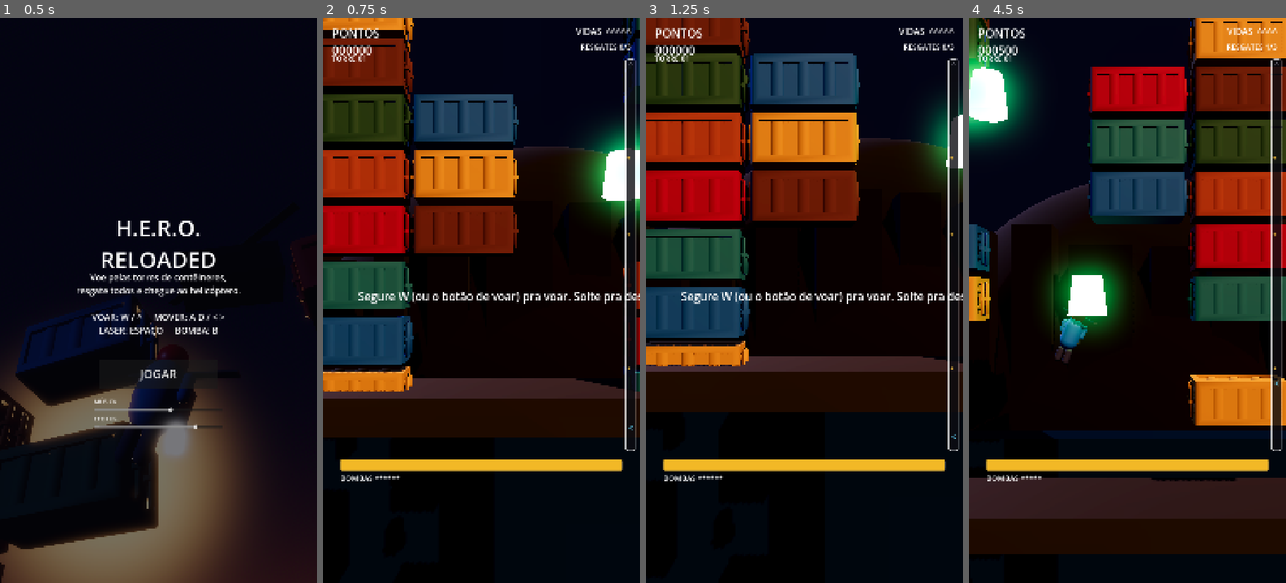
Above: before the commit, frames 1-4 (left to right).
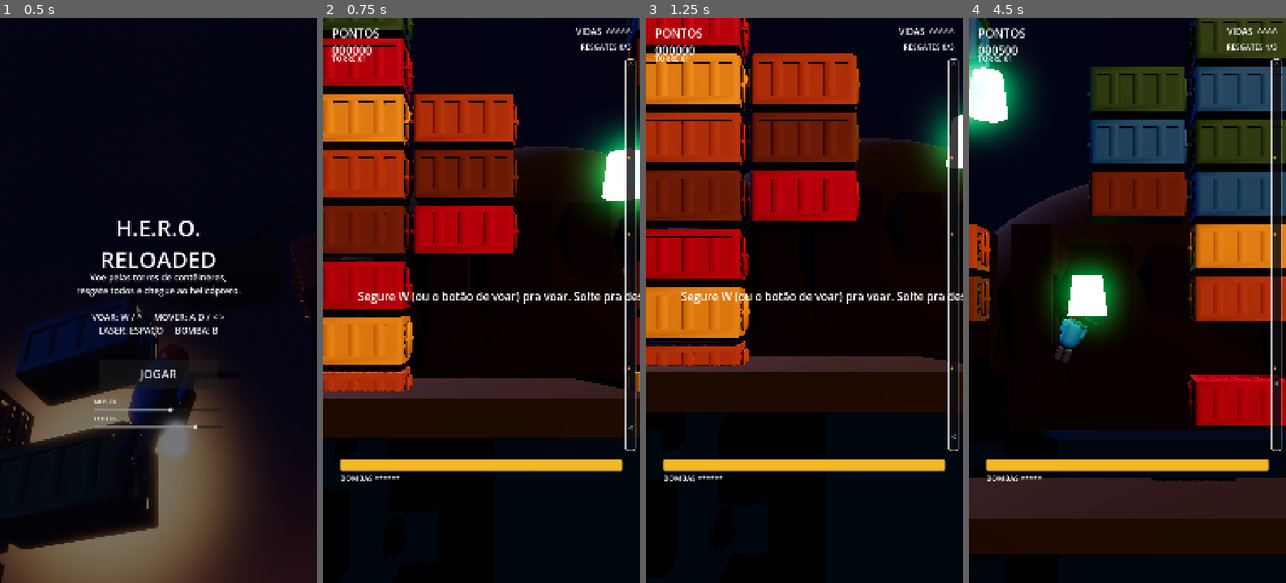
Above: after the commit, the same moments.

Repository: FabriciooPoke/hero-godot
Game: Godot game, scene res://scenes/Main.tscn
Two runs of this game, one before a commit and one after it. Both use one fixed random seed, a clock stepped at 60 frames per second and the inputs below.
Inputs (mouse positions are in pixels of both pictures, inside the frame that each line leads up to):
- Up to frame 1 (0.5 s): no input
- Up to frame 2 (0.75 s): click "JOGAR" at 0.5 s
- Up to frame 3 (1.25 s): no input
- Up to frame 4 (4.5 s): tap Enter at 1.25 s; move the mouse to (1197, 272) at 1.27 s; hold D (mover_direita) 1.28-2.03 s; tap Space (atirar) at 1.35, 3.6 s; click (1197, 272) at 1.42 s; move the mouse to (1064, 328) at 2.02 s; hold A (mover_esquerda) 2.03-2.78 s; tap B (bomba) at 2.1, 4.35 s; click (1064, 328) at 2.17 s; move the mouse to (1159, 176) at 2.77 s; hold W (propulsar) 2.78-3.53 s; hold D (mover_direita) 2.78-4.28 s; click (1159, 176) at 2.92 s; move the mouse to (1111, 413) at 3.52 s; click (1111, 413) at 3.67 s; move the mouse to (1222, 385) at 4.27 s; hold A (mover_esquerda) from 4.28 s (still down); click (1222, 385) at 4.42 s

Frame 1 is identical in both runs. In frame 2, 21% of the frame differs, in the area x 0-100%, y 0-67%; in frame 3, 23%, in the area x 0-68%, y 0-62%; in frame 4, 22%.

Commit message:
Refinamento de excelência #6-10: animação, câmera, progressão, trilha
Fecha o restante da lista de maior impacto da auditoria:

- Jogador.gd: pouso forte agora tem squash/stretch (achatamento rápido
  com recuperação elástica) — o custo de energia deixou de ser o único
  sinal de que algo aconteceu.
- CameraJogo.gd/Main.gd: extração (chegar ao helicóptero) ganha uma
  composição própria — a câmera puxa pra trás e pra cima por ~1.7s
  revelando jogador + helicóptero, em vez do corte direto pro painel.
  O único "plano geral" do jogo, guardado pro único momento que merece.
- Drone.gd/GeradorNivel.gd/Main.gd: destruir um drone agora rende 150
  pontos (sinal `destruido` já existia da leva anterior, só faltava
  ouvir) — fecha o loop de recompensa que antes dava zero por matar
  inimigo.
- GeradorNivel.gd: paleta de contêiner agora varia por altura — base da
  torre em tons industriais/enferrujados, meio na paleta mista atual,
  topo em tons frios/vívidos (dois tons novos: cinza-gelo e ciano).
  Zonas com transição suave (±5% de mistura) em vez de linha dura.
  Sinaliza progresso na subida sem precisar de HUD.
- AudioManager.gd: nova 2ª camada de trilha (tensao.wav, sintetizada
  proceduralmente — pulso grave tipo batimento cardíaco + chiado sutil),
  tocada sempre em fase com a trilha base (mesmos 8s exatos) e com
  volume controlado por Main.gd conforme a energia do jogador cai
  abaixo de 35% — o mesmo limiar visual da barra ficar vermelha. Som e
  imagem contam a mesma história de perigo agora.

Testado ao vivo: subida completa até~fracao 0.5 (zona 1 visível na
paleta, transição confirmada), dreno de energia até vermelho crítico
(camada de tensão ativa o tempo todo) e um pouso forte — sem erro no
log em nenhum momento.

Co-Authored-By: Claude Sonnet 5 <noreply@anthropic.com>

Diff:
--- a/scripts/AudioManager.gd
+++ b/scripts/AudioManager.gd
@@ -20,14 +20,23 @@
 }
 
 var _musica_fundo: AudioStreamWAV = preload("res://assets/audio/musica/aventura.wav")
+## 2ª camada, tocada em paralelo e sempre em fase com a trilha base (mesma
+## duração exata — 8s — pra cruzar-fade sem "bater" o loop). Entra devagar
+## quando o perigo sobe (energia baixa) em vez de ficar sempre ligada — a
+## trilha reage ao jogo, não só decora ele.
+var _tensao_fundo: AudioStreamWAV = preload("res://assets/audio/musica/tensao.wav")
 
 const BUS_MUSICA := "Musica"
 const BUS_EFEITOS := "Efeitos"
 const TAMANHO_POOL := 8
+const TENSAO_VOLUME_DB_MAX := -3.0
 
 var _pool: Array[AudioStreamPlayer] = []
 var _proximo: int = 0
 var _player_musica: AudioStreamPlayer
+var _player_tensao: AudioStreamPlayer
+var _intensidade_atual: float = 0.0
+var _intensidade_alvo: float = 0.0
 
 
 func _ready() -> void:
@@ -48,6 +57,27 @@
 	_player_musica.bus = BUS_MUSICA
 	_player_musica.stream = _musica_fundo
 	add_child(_player_musica)
+
+	_tensao_fundo.loop_mode = AudioStreamWAV.LOOP_FORWARD
+	_player_tensao = AudioStreamPlayer.new()
+	_player_tensao.bus = BUS_MUSICA
+	_player_tensao.stream = _tensao_fundo
+	_player_tensao.volume_db = -80.0
+	add_child(_player_tensao)
+
+
+func _process(delta: float) -> void:
+	if absf(_intensidade_atual - _intensidade_alvo) < 0.002:
+		return
+	_intensidade_atual = move_toward(_intensidade_atual, _intensidade_alvo, delta * 0.6)
+	_player_tensao.volume_db = -80.0 if _intensidade_atual < 0.01 \
+		else lerpf(-80.0, TENSAO_VOLUME_DB_MAX, _intensidade_atual)
+
+
+## fracao: 0 (calmo, camada inaudível) a 1 (perigo máximo, camada cheia).
+## Chamado pelo Main conforme a energia do jogador cai.
+func definir_intensidade(fracao: float) -> void:
+	_intensidade_alvo = clampf(fracao, 0.0, 1.0)
 
 
 ## Cria os buses "Musica" e "Efeitos" se ainda não existirem — assim o jogo
@@ -79,10 +109,12 @@
 func tocar_musica() -> void:
 	if not _player_musica.playing:
 		_player_musica.play()
+		_player_tensao.play()  # mesma duração exata (8s) — começam juntas, ficam em fase
 
 
 func parar_musica() -> void:
 	_player_musica.stop()
+	_player_tensao.stop()
 
 
 ## volume: 0.0 (mudo) a 1.0 (cheio)
--- a/scripts/CameraJogo.gd
+++ b/scripts/CameraJogo.gd
@@ -10,6 +10,15 @@
 var alvo: Node3D
 var _shake_forca: float = 0.0
 var _shake_t: float = 0.0
+
+## Momento de extração: puxa a câmera pra trás e pra cima por um instante
+## pra revelar o jogador junto do helicóptero — o único "plano geral" que
+## o jogo tem, guardado pro único momento que merece.
+const EXTRACAO_DURACAO := 1.7
+const EXTRACAO_DISTANCIA_EXTRA := 13.0
+const EXTRACAO_ALTURA_EXTRA := 5.0
+var _extracao_ativa: bool = false
+var _extracao_t: float = 0.0
 
 func _ready() -> void:
 	if alvo_path:
@@ -27,6 +36,16 @@
 		alvo.global_position.y + 2.0,
 		distancia_z + zoom_extra
 	)
+
+	if _extracao_ativa:
+		_extracao_t += delta
+		var fracao: float = clampf(_extracao_t / EXTRACAO_DURACAO, 0.0, 1.0)
+		var curva: float = sin(fracao * PI)  ## sobe e volta suave — não corta seco
+		destino.z += EXTRACAO_DISTANCIA_EXTRA * curva
+		destino.y += EXTRACAO_ALTURA_EXTRA * curva
+		if fracao >= 1.0:
+			_extracao_ativa = false
+
 	global_position = global_position.lerp(destino, delta * suavidade)
 
 	if _shake_forca > 0.0:
@@ -43,6 +62,11 @@
 	_shake_t = 0.0
 
 
+func celebrar_extracao() -> void:
+	_extracao_ativa = true
+	_extracao_t = 0.0
+
+
 ## Pulso curto de zoom (fov) — dá peso a um momento bom (resgate, checkpoint)
 ## sem ser violento como o tremor de dano. Sutil de propósito.
 func pulso_zoom(intensidade: float = 3.5, duracao: float = 0.22) -> void:
--- a/scripts/GeradorNivel.gd
+++ b/scripts/GeradorNivel.gd
@@ -6,6 +6,9 @@
 ## mais longe = mais tenso. Veja DESIGN.md.
 
 signal nivel_pronto(altura_total: float)
+signal drone_destruido(pontos: int)
+
+const PONTOS_DRONE := 150
 
 const CENA_RESGATE := preload("res://scenes/Resgate.tscn")
 const CENA_DRONE := preload("res://scenes/Drone.tscn")
@@ -32,18 +35,24 @@
 ## vem só da luz da cena) — então dá pra tingir livremente sem perder detalhe.
 ## Paleta de cores reais de contêiner + duas variantes enferrujadas (tom
 ## terroso, mais ásperas/foscas) pra quebrar a monotonia visual da torre.
+## `zona`: 0 = base da torre (industrial/enferrujado), 1 = corpo (mix atual),
+## 2 = topo (tons frios/vívidos) — sinaliza progresso na subida sem precisar
+## de UI: o jogador SENTE que está ficando mais alto pela cor ao redor.
 const PALETA_CONTEINER := [
-	{"cor": Color(0.12, 0.36, 0.56), "rugosidade": 0.75, "metalico": 0.2},   # azul
-	{"cor": Color(0.55, 0.15, 0.13), "rugosidade": 0.75, "metalico": 0.2},   # vermelho
-	{"cor": Color(0.17, 0.33, 0.22), "rugosidade": 0.75, "metalico": 0.2},   # verde
-	{"cor": Color(0.68, 0.52, 0.15), "rugosidade": 0.75, "metalico": 0.2},   # amarelo mostarda
-	{"cor": Color(0.15, 0.42, 0.43), "rugosidade": 0.75, "metalico": 0.2},   # azul petróleo
-	{"cor": Color(0.52, 0.30, 0.14), "rugosidade": 0.95, "metalico": 0.05},  # enferrujado claro
-	{"cor": Color(0.36, 0.23, 0.15), "rugosidade": 0.95, "metalico": 0.0},   # enferrujado escuro
+	{"cor": Color(0.12, 0.36, 0.56), "rugosidade": 0.75, "metalico": 0.2, "zona": 1},   # azul
+	{"cor": Color(0.55, 0.15, 0.13), "rugosidade": 0.75, "metalico": 0.2, "zona": 0},   # vermelho
+	{"cor": Color(0.17, 0.33, 0.22), "rugosidade": 0.75, "metalico": 0.2, "zona": 1},   # verde
+	{"cor": Color(0.68, 0.52, 0.15), "rugosidade": 0.75, "metalico": 0.2, "zona": 0},   # amarelo mostarda
+	{"cor": Color(0.15, 0.42, 0.43), "rugosidade": 0.75, "metalico": 0.2, "zona": 2},   # azul petróleo
+	{"cor": Color(0.52, 0.30, 0.14), "rugosidade": 0.95, "metalico": 0.05, "zona": 0},  # enferrujado claro
+	{"cor": Color(0.36, 0.23, 0.15), "rugosidade": 0.95, "metalico": 0.0, "zona": 0},   # enferrujado escuro
+	{"cor": Color(0.55, 0.66, 0.72), "rugosidade": 0.6, "metalico": 0.3, "zona": 2},    # cinza-gelo (topo)
+	{"cor": Color(0.18, 0.56, 0.58), "rugosidade": 0.65, "metalico": 0.25, "zona": 2},  # ciano (topo)
 ]
 
 var _forma_conteiner: BoxShape3D
 var _materiais_conteiner: Array[StandardMaterial3D] = []
+var _indices_por_zona: Dictionary = {0: [], 1: [], 2: []}
 
 var nivel_atual: int = 1
 var altura_total: float = 0.0
@@ -108,10 +117,11 @@
 		var andar_aberto: bool = andar > 8 and andar % 17 == 0
 
 		if not andar_aberto:
+			var fracao_altura: float = float(andar) / float(andares)
 			for col in range(COLUNAS):
 				if col == col_vao or col == col_vao + 1:
 					continue
-				_criar_conteiner(col, andar, p.resistencia_conteiner)
+				_criar_conteiner(col, andar, p.resistencia_conteiner, fracao_altura)
 
 		# Estação de recarga — o "checkpoint" de energia
 		if andar > 2 and andar % int(p.recarga_cada) == 0:
@@ -202,15 +212,32 @@
 	_forma_conteiner = BoxShape3D.new()
 	_forma_conteiner.size = Vector3(LARGURA_CONTEINER, ALTURA_CONTEINER, LARGURA_CONTEINER)
 
-	for entrada in PALETA_CONTEINER:
+	for i in range(PALETA_CONTEINER.size()):
+		var entrada = PALETA_CONTEINER[i]
 		var mat := StandardMaterial3D.new()
 		mat.albedo_color = entrada.cor
 		mat.roughness = entrada.rugosidade
 		mat.metallic = entrada.metalico
 		_materiais_conteiner.append(mat)
-
-
-func _criar_conteiner(col: int, andar: int, resistencia: int) -> void:
+		_indices_por_zona[entrada.zona].append(i)
+
+
+## 0 = base (industrial/enferrujado), 1 = corpo, 2 = topo (frio/vívido).
+## As faixas de transição (±0.05) misturam um pouco da zona vizinha em vez
+## de cortar seco — a torre muda de "clima" aos poucos, não numa linha só.
+func _zona_da_altura(fracao: float, hash_local: int) -> int:
+	if fracao < 0.30:
+		return 0
+	if fracao < 0.35 and hash_local % 3 != 0:
+		return 0
+	if fracao < 0.68:
+		return 1
+	if fracao < 0.73 and hash_local % 3 != 0:
+		return 1
+	return 2
+
+
+func _criar_conteiner(col: int, andar: int, resistencia: int, fracao_altura: float) -> void:
 	var corpo := StaticBody3D.new()
 	corpo.set_script(preload("res://scripts/Conteiner.gd"))
 	corpo.position = Vector3(_x_da_coluna(col), andar * ALTURA_CONTEINER, 0)
@@ -224,7 +251,10 @@
 	malha.position.y = -ALTURA_CONTEINER * 0.5  # pivô do modelo fica na base, não no centro
 	corpo.add_child(malha)
 
-	var cor_indice: int = (col * 5 + andar * 11) % _materiais_conteiner.size()
+	var hash_local: int = col * 5 + andar * 11
+	var zona: int = _zona_da_altura(fracao_altura, hash_local)
+	var indices: Array = _indices_por_zona[zona]
+	var cor_indice: int = indices[hash_local % indices.size()]
 	var mesh_instancia := _achar_mesh_instance(malha)
 	if mesh_instancia:
 		mesh_instancia.material_override = _materiais_conteiner[cor_indice]
@@ -253,6 +283,7 @@
 	var d := CENA_DRONE.instantiate()
 	d.position = Vector3(_x_da_coluna(col) + LARGURA_CONTEINER * 0.5, andar * ALTURA_CONTEINER, 0)
 	d.amplitude = LARGURA_CONTEINER * 0.8
+	d.destruido.connect(func(_pos): drone_destruido.emit(PONTOS_DRONE))
 	add_child(d)
 
 
--- a/scripts/Jogador.gd
+++ b/scripts/Jogador.gd
@@ -127,7 +127,18 @@
 			return
 		elif not de_lado and impacto >= velocidade_min_pouso:
 			gastar_energia(custo_energia_pouso)
+			_squash_pouso()
 			return
+
+
+## Achatamento rápido ao pousar com força — hoje o custo de energia era o
+## único sinal de que aconteceu algo. Puro squash/stretch, sem tocar em
+## rotação (não interfere no lean de voo).
+func _squash_pouso() -> void:
+	modelo.scale = Vector3(1.16, 0.76, 1.16)
+	var t := create_tween()
+	t.tween_property(modelo, "scale", Vector3.ONE, 0.24) \
+		.set_trans(Tween.TRANS_ELASTIC).set_ease(Tween.EASE_OUT)
 
 
 func _processar_voo(delta: float) -> void:
--- a/scripts/Main.gd
+++ b/scripts/Main.gd
@@ -33,8 +33,9 @@
 	jogador.morreu.connect(_ao_morrer)
 	jogador.colidiu_com_parede.connect(_ao_colidir_parede)
 	jogador.resgate_coletado.connect(_ao_coletar_resgate)
-	jogador.energia_mudou.connect(hud.atualizar_energia)
+	jogador.energia_mudou.connect(_ao_mudar_energia)
 	jogador.bombas_mudou.connect(hud.atualizar_bombas)
+	gerador.drone_destruido.connect(_ao_destruir_drone)
 	hud.jogar_pressionado.connect(iniciar_jogo)
 	hud.pausar_alternado.connect(_alternar_pausa)
 	hud.sair_para_menu_pressionado.connect(_sair_para_menu)
@@ -140,11 +141,28 @@
 		hud.mostrar_aviso("Todos resgatados! Suba até o helicóptero.")
 
 
+## Abaixo de 35% de energia a trilha ganha uma 2ª camada de tensão (pulso
+## grave) que cresce até o máximo perto de 0% — o mesmo limiar visual da
+## barra de energia ficar vermelha em HUD.gd, pra som e imagem contarem a
+## mesma história de perigo.
+func _ao_mudar_energia(v: float) -> void:
+	hud.atualizar_energia(v)
+	AudioManager.definir_intensidade(clampf(1.0 - v / 35.0, 0.0, 1.0))
+
+
+func _ao_destruir_drone(pontos_ganhos: int) -> void:
+	if estado != Estado.JOGANDO:
+		return
+	pontos += pontos_ganhos
+	hud.atualizar_pontos(pontos)
+
+
 func _ao_extrair() -> void:
 	if estado != Estado.JOGANDO:
 		return
 	estado = Estado.NIVEL_COMPLETO
 	AudioManager.tocar("nivel_completo")
+	camera.celebrar_extracao()
 
 	var bonus: int = int(jogador.energia * 10) + jogador.bombas * 80 + 1000
 	pontos += bonus
Not shown, added: assets/audio/musica/tensao.wav.import
Not shown, added: assets/audio/musica/tensao.wav
Not shown, changed: build/web/index.html
Not shown, changed: build/web/index.pck
